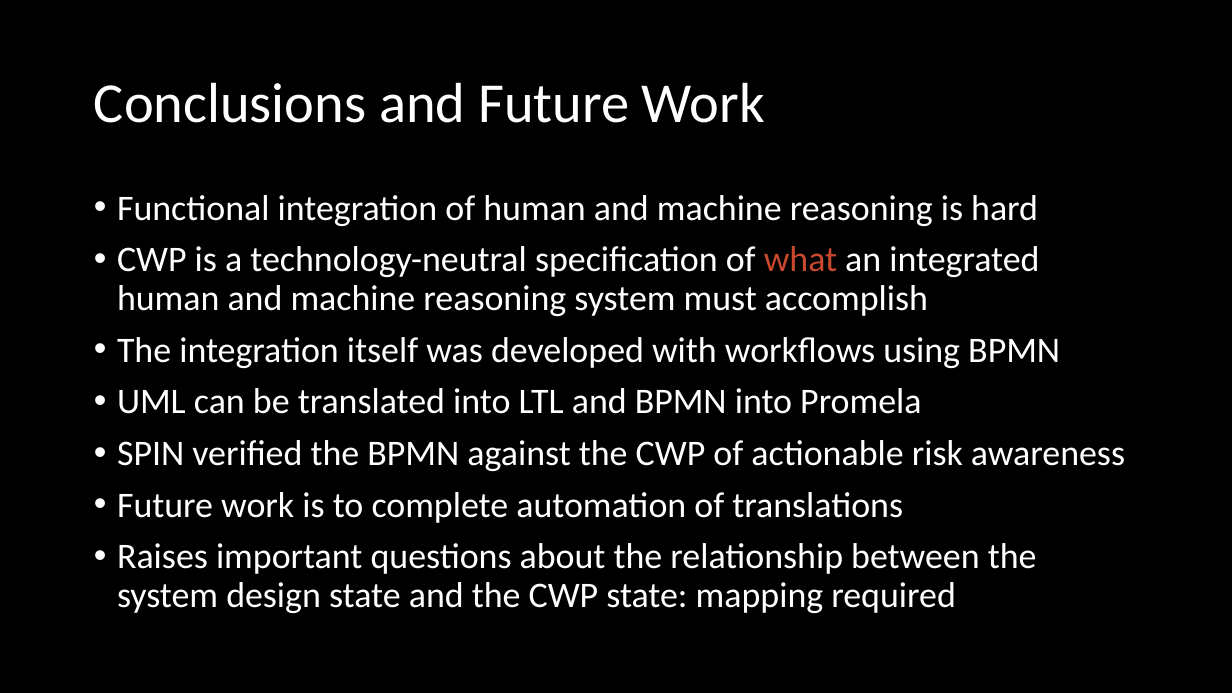
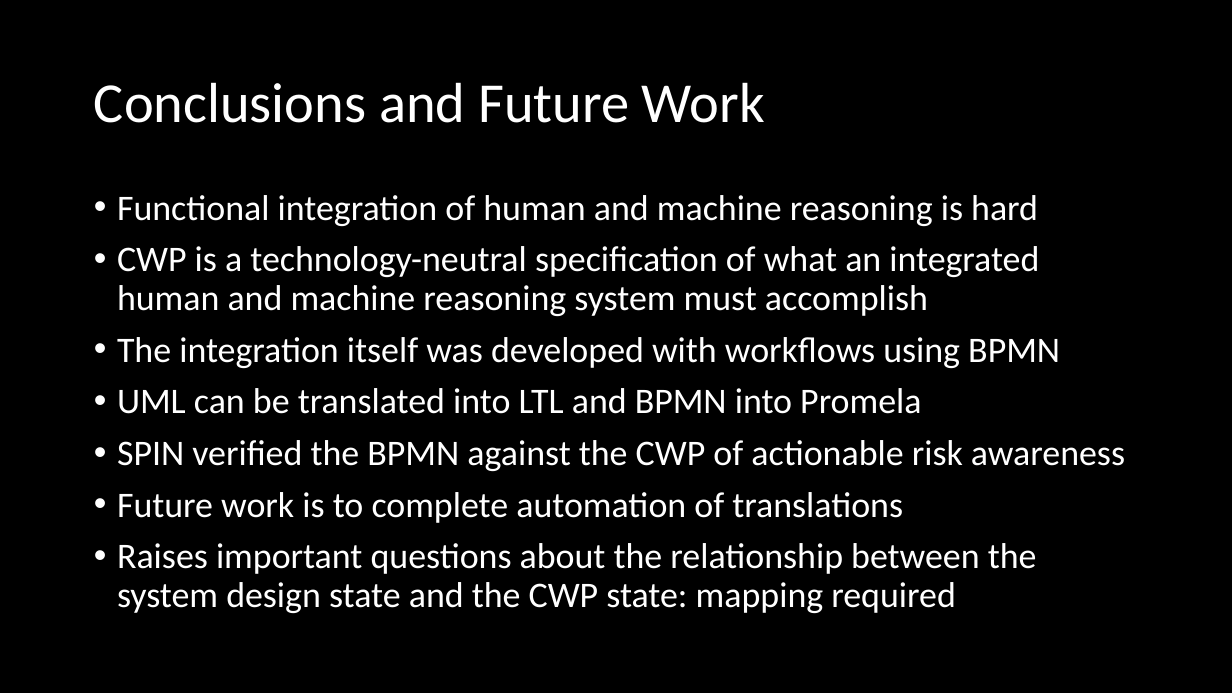
Before and after one commit to ericmercer/SPIN-bpmn-cwp-verification-paper, a slide deck: slide 21 of presentation/syscon-2022.pptx. Drawn at 1232x693 pixels with LibreOffice and Linux fonts; fonts in the diff are those of the drawing. Boxes give left, top, right and bottom in pixels: in the first picture for what was removed or moved away, otherwise in the second. Text is boxed around its words. In the diff, an @@ line names an element or a change of style, - is before the commit and + after.

```diff
--- a/presentation/syscon-2022.pptx
+++ b/presentation/syscon-2022.pptx
@@ text at box(117, 246, 1039, 316): text colour #C9492C to #FFFFFF in "what" @@
```
Also in this commit, not shown: 9 other slides changed.
